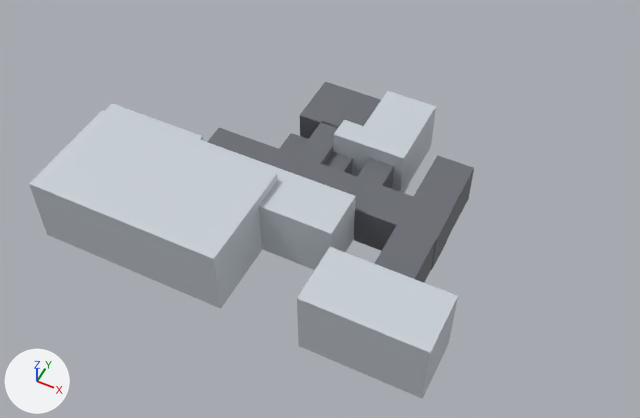
Renders of the Blender file Version Zero/Assets/Models/Levels/Blends/Level 3.blend from each side of a commit.
The view is the same before and after, from a camera (50 mm lens) standing at (76.6, -144.8, 171.9) and looking at (5.9, -3.4, -4.8). The axes (+X, +Y, +Z) are drawn at lower left. The lights are the same throughout. The first picture is the older version. The same objects are shown in both versions, whatever each file hides.

Before the edit, the objects in view are built like this:
```python
ob_floor = bpy.data.objects.new('Floor', me_scene)
ob_floor.location = (-2.3, 28.1, -3.6)
ob_floor.rotation_euler = (1.571, 0.0, -1.571)  # degrees (90, 0, -90)
ob_floor.scale = (0.164, 0.122, 0.197)
ob_floor_001 = bpy.data.objects.new('Floor.001', me_scene_001)
ob_floor_001.location = (-2.3, 7.7, -6.0)
ob_floor_001.rotation_euler = (1.571, 0.0, -1.571)  # degrees (90, 0, -90)
ob_floor_001.scale = (0.139, 0.122, 0.197)
ob_floor_2 = bpy.data.objects.new('Floor_2', me_scene)
ob_floor_2.location = (33.8, -1.1, -3.6)
ob_floor_2.rotation_euler = (1.571, 0.0, -1.571)  # degrees (90, 0, -90)
ob_floor_2.scale = (0.468, 0.122, 0.105)
ob_floor_3 = bpy.data.objects.new('Floor_3', me_scene)
ob_floor_3.location = (4.7, 0.0, -3.6)
ob_floor_3.rotation_euler = (1.571, 0.0, -1.571)  # degrees (90, 0, -90)
ob_floor_3.scale = (0.109, 0.122, 0.692)
ob_wall__12 = bpy.data.objects.new('Wall__12_', me_scene)
ob_wall__12.location = (14.9, 26.7, -1.4)
ob_wall__12.rotation_euler = (1.571, 0.0, -1.571)  # degrees (90, 0, -90)
ob_wall__12.scale = (0.194, 0.157, 0.147)
ob_wall__15 = bpy.data.objects.new('Wall__15_', me_scene)
ob_wall__15.location = (-30.2, -24.9, 0.1)
ob_wall__15.rotation_euler = (1.571, 0.0, 0.0)  # degrees (90, 0, 0)
ob_wall__15.scale = (0.539, 0.198, 0.309)
ob_wall__18 = bpy.data.objects.new('Wall__18_', me_scene)
ob_wall__18.location = (-44.8, -18.6, -1.7)
ob_wall__18.rotation_euler = (1.571, 0.0, 0.0)  # degrees (90, 0, 0)
ob_wall__18.scale = (0.297, 0.154, 0.32)
ob_wall__22 = bpy.data.objects.new('Wall__22_', me_scene)
ob_wall__22.location = (12.0, 16.6, -1.8)
ob_wall__22.rotation_euler = (1.571, 0.0, -1.571)  # degrees (90, 0, -90)
ob_wall__22.scale = (0.0659, 0.165, 0.206)
ob_wall__5 = bpy.data.objects.new('Wall__5_', me_scene)
ob_wall__5.location = (35.2, -32.9, -0.2)
ob_wall__5.rotation_euler = (1.571, 0.0, 0.0)  # degrees (90, 0, 0)
ob_wall__5.scale = (0.322, 0.194, 0.168)
# also in view: 'Floor__1_' at (16.1, 7.7, -3.6); 'Wall__21_' at (-8.7, -12.3, -1.0); 'Floor_1' at (-1.9, 7.7, -3.6)
```
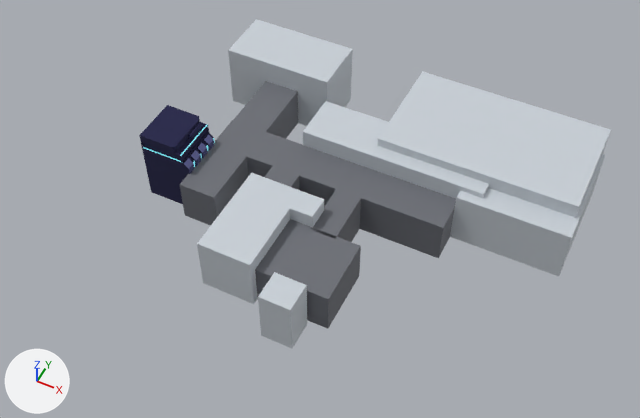
The change in detail:
Mesh me_cube_026 is new.
It has 142 vertices, 115 faces, 4 loose edges and spans x -6.1..7.3, y -8.2..6.4, z -9.9..12.0.
Faces by material slot: [90, 10, 15].
It uses material mat_dark_metal_002 (dark blue #1f1f48).
It uses material mat_blue_highlight (cyan #6dc4ce, glowing cyan #6dc4ce).
It uses material mat_dark_metal_001 (blue #787cb7).
Object 'Floor.001' (ob_floor_001) moves from (-2.3, 7.7, -6.0) to (14.2, -39.3, -1.0).
Object 'Floor.001' (ob_floor_001) is rescaled from (0.139, 0.122, 0.197) to (0.0794, 0.158, 0.0846).
Object 'Floor.001' (ob_floor_001) gains the line: ob_floor_001.material_slots[0].link = 'OBJECT'; ob_floor_001.material_slots[0].material = mat_light  # light grey #cad1d8
Object 'Floor' (ob_floor) moves from (-2.3, 28.1, -3.6) to (13.5, -24.7, -3.6).
Object 'Floor' (ob_floor) is rescaled from (0.164, 0.122, 0.197) to (0.181, 0.122, 0.197).
Object 'Floor_2' (ob_floor_2) moves from (33.8, -1.1, -3.6) to (-22.7, 5.4, -3.6).
Object 'Floor_3' (ob_floor_3) moves from (4.7, 0.0, -3.6) to (5.6, 4.3, -3.6).
Object 'Floor_3' (ob_floor_3) is rescaled from (0.109, 0.122, 0.692) to (0.109, 0.122, 0.675).
Object 'Wall__5_' (ob_wall__5) moves from (35.2, -32.9, -0.2) to (-24.0, 37.2, -0.2).
Object 'Wall__12_' (ob_wall__12) moves from (14.9, 26.7, -1.4) to (-3.7, -24.2, -1.4).
Object 'Wall__12_' (ob_wall__12) is rescaled from (0.194, 0.157, 0.147) to (0.231, 0.157, 0.147).
Object 'Wall__15_' (ob_wall__15) moves from (-30.2, -24.9, 0.1) to (41.4, 29.2, 0.1).
Object 'Wall__18_' (ob_wall__18) moves from (-44.8, -18.6, -1.7) to (54.4, 22.9, -1.7).
Object 'Wall__21_' (ob_wall__21) moves from (-8.7, -12.3, -1.0) to (19.9, 16.6, -1.0).
Object 'Building 3_1.001' (ob_building_3_1_001) is new; it shows me_cube_026.
Its location is (-35.7, -7.6, -1.5).
Its rotation in degrees is (0, 0, 90).

Changed parts and their boxes (x1, y1, x2, y2) in the pictures (640 x 418 px):
'Wall__15_', moved
    before: (29, 110, 277, 309)
    after: (377, 71, 611, 218)
'Wall__5_', moved
    before: (297, 247, 458, 399)
    after: (228, 19, 353, 126)
'Wall__21_', moved
    before: (179, 133, 356, 270)
    after: (303, 101, 489, 199)
'Floor_3', moved, rescaled
    before: (207, 128, 452, 270)
    after: (214, 120, 456, 258)
'Floor_2', moved
    before: (374, 155, 474, 283)
    after: (180, 81, 298, 226)
'Wall__12_', moved, rescaled (27% wider, 32% taller)
    before: (359, 91, 436, 183)
    after: (197, 182, 295, 304)
'Floor', moved, rescaled
    before: (300, 82, 381, 139)
    after: (255, 219, 361, 329)
'Wall__18_', moved
    before: (105, 104, 203, 140)
    after: (450, 154, 605, 276)
'Building 3_1.001', added
    after: (139, 105, 215, 204)
'Floor.001', moved, rescaled, recoloured
    before: (279, 133, 353, 175)
    after: (258, 272, 307, 348)
